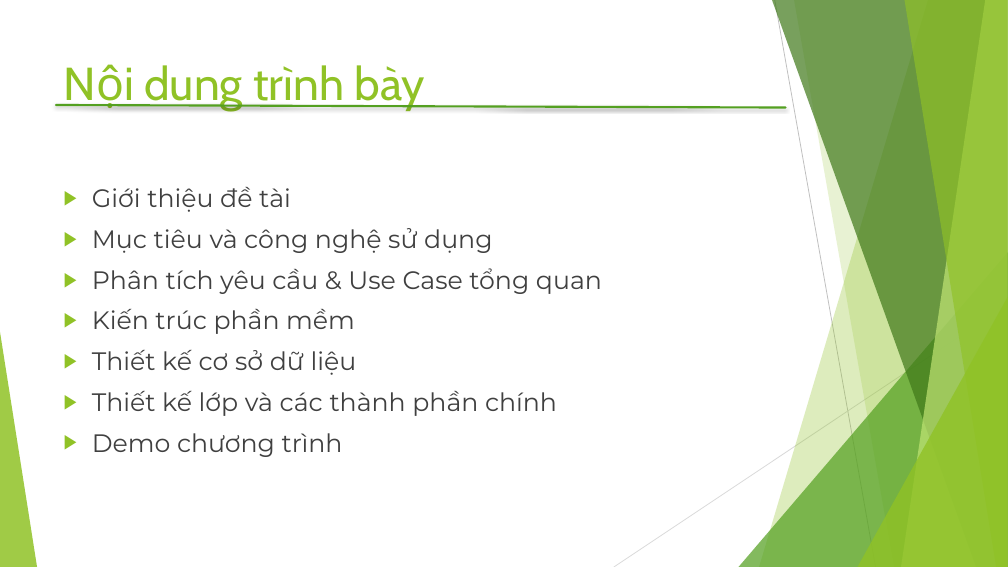
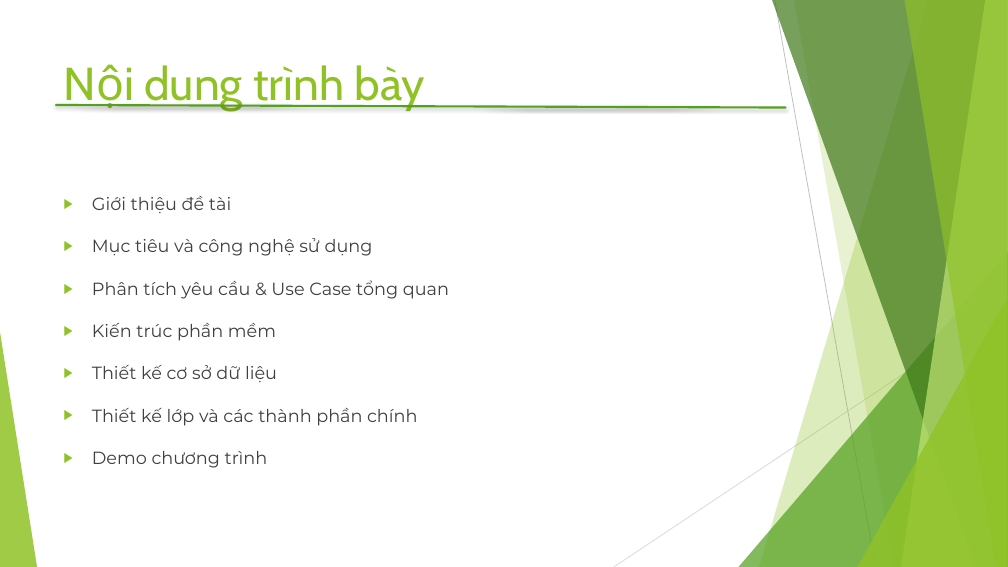
Before and after one commit to minhtvpy00202-git/Assignment_PY00202_MinhTV, a slide deck: slide 2 of Slide_ASM_PY00202_MinhTV.pptx. Drawn at 1008x567 pixels with LibreOffice and Linux fonts; fonts in the diff are those of the drawing. Boxes give left, top, right and bottom in pixels: in the first picture for what was removed or moved away, otherwise in the second. Text is boxed around its words. In the diff, an @@ line names an element or a change of style, - is before the commit and + after.

```diff
--- a/Slide_ASM_PY00202_MinhTV.pptx
+++ b/Slide_ASM_PY00202_MinhTV.pptx
@@ text "Giới thiệu đề tài" at [92,196,449,468]: size 24 to 16.8 pt; line spacing 1 to 1.5 @@
```
Also in this commit, not shown: 8 other slides changed, 30 other files.
